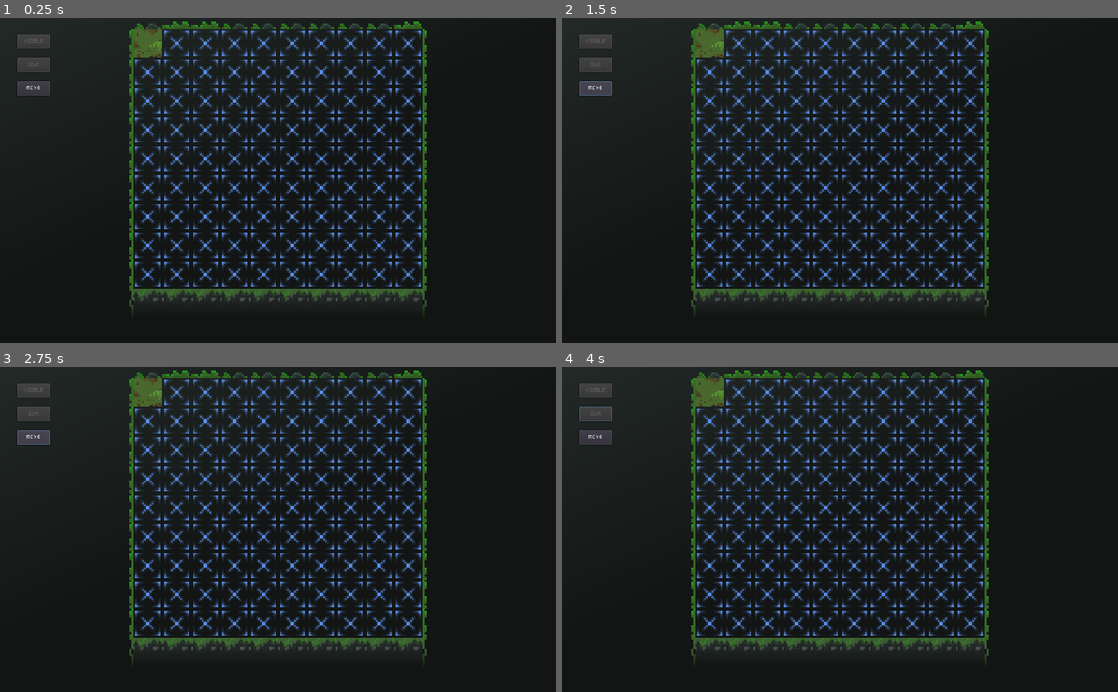
Above: before the commit, frames 1-4 (two rows, left to right).
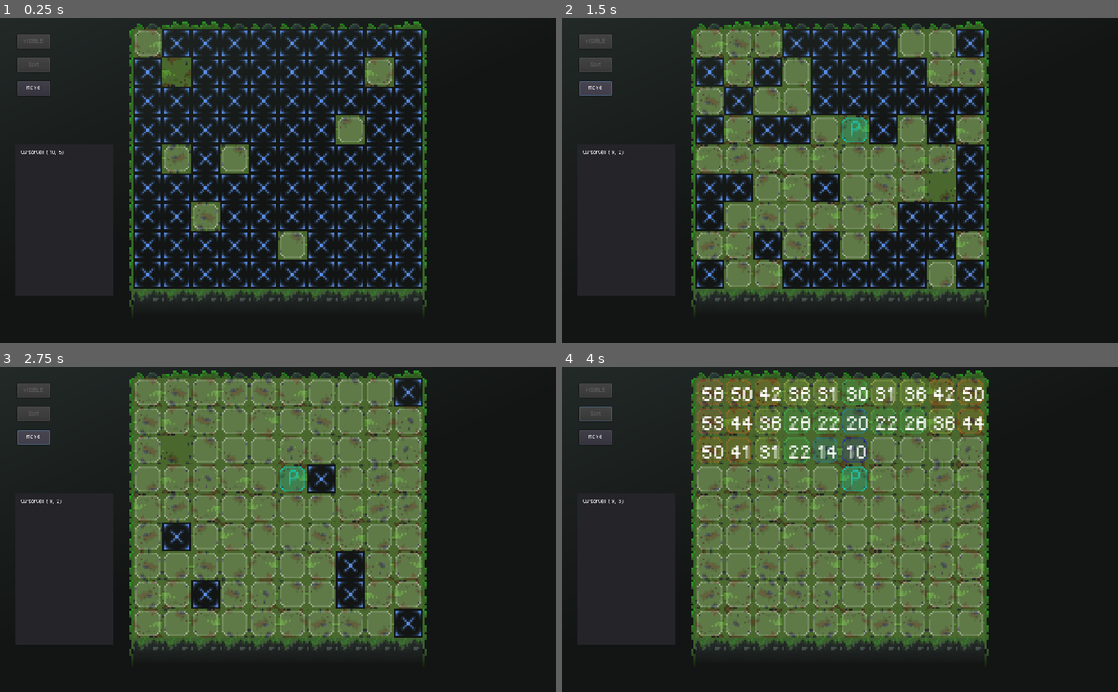
Above: after the commit, the same moments.

Repository: allanvilas/CODNAME-TURN
Game: Godot game, scene res://cenas/map.tscn
Two runs of this game, one before a commit and one after it. Both use one fixed random seed, a clock stepped at 60 frames per second and the inputs below.
Inputs (mouse positions are in pixels of both pictures, inside the frame that each line leads up to):
- Up to frame 1 (0.25 s): no input
- Up to frame 2 (1.5 s): click "move" at 0.5 s; click "move" at 1.25 s
- Up to frame 3 (2.75 s): click "move" at 2 s
- Up to frame 4 (4 s): move the mouse to (962, 513) at 2.77 s; click (962, 513) at 2.85 s; click (595, 412) at 3.5 s, where only the run after the commit has a clickable "Sort"

The runs differ from the first frame. In frame 1, 3.6% of the frame differs, in the area x 3-71%, y 3-75%; in frame 2, 21%; in frame 3, 38%; in frame 4, 41%, in the area x 3-76%, y 3-84%.

Commit message:
mouse debug

Diff:
--- a/cenas/control.gd
+++ b/cenas/control.gd
@@ -15,11 +15,10 @@
 var initial_base_size
 var init_seted = false
 var PlayerCell = Vector2(0,0)
-var insert_time = 0.05
+var insert_time = 0.03
 onready var cell_base_ref
 
 func _ready():
-
 	base_cells = base.get_used_cells()
 	initial_base_size = base_cells.size()
 	cell_base_ref = $base.get_used_cells()
@@ -27,14 +26,14 @@
 	set_mark()
 	$Button.set_disabled(true)
 	$sort.set_disabled(true)
-	rand_to_use()
+	#rand_to_use()
 	pass
 
 func rand_to_use():
 	var new_ti = Timer.new()
 	new_ti.set_name("_rand")
 	new_ti.set_wait_time(1)
-	new_ti.start()
+	new_ti.set_autostart(true)
 	add_child(new_ti)
 	yield(new_ti,"timeout")
 	rand_to_use = rand_range(0,10)
@@ -93,10 +92,11 @@
 	cursor_pos = Vector2(round(cursor_pos.x),round(cursor_pos.y))
 	#print(cursor_pos)
 	var world_t_pos = $base.world_to_map(cursor_pos)
+	$"debug info/mouse".set_text("CursorCell: "+str(world_t_pos))
 	#print(world_t_pos)
 	#$marks.set_cell(world_t_pos.x,world_t_pos.y,9)
 	if Input.is_action_just_pressed("left_click") and world_t_pos == PlayerCell:
-		print("Player CELL!!!")
+		print("Player CELL!!! : "+str(PlayerCell))
 		match move_state:
 			true:
 				move_state = false
@@ -159,14 +159,11 @@
 func move_cell():
 	for i in move_arr.size():
 		#if calculate_vector_distance(PlayerCell,move_arr[i]) < 2.83:
-
 		$marks.set_cell(move_arr[i].x,move_arr[i].y,3)
 		can_move_cells.append(move_arr[i])
-
 	pass
 	for i in blankMoveCells.size():
 		$marks.set_cell(blankMoveCells[i].x,blankMoveCells[i].y,0)
-
 		pass
 var move_clicked = false
 var select_cells = []
@@ -211,7 +208,8 @@
 		var y = base.y
 		var new_timer = Timer.new()
 		new_timer.set_wait_time(insert_time)
-		new_timer.start()
+		new_timer.set_autostart(true)
+		#new_timer.set_name("Mark")
 		add_child(new_timer)
 		bol.shuffle()
 		self.base.set_cell(x,y,round(rand_range(0,4)),bol[0],bol[1])
@@ -252,7 +250,7 @@
 	#loop´inicio
 	var new_timer = Timer.new()
 	new_timer.set_wait_time(insert_time)
-	new_timer.start()
+	new_timer.set_autostart(true)
 	add_child(new_timer)
 	yield(new_timer,"timeout")
 	#yeld do loop
@@ -271,9 +269,8 @@
 		var ds = cell_distance[cell_distance.size()-1]
 		label.set_text(str(floor(ds*10)))
 		var temp_ds = floor(ds*10)
-		if temp_ds <= (player_mp *10) and cell[0].x >= (PlayerCell.x -2) and cell[0].x <= (PlayerCell.x +2) and cell[0].y >= (PlayerCell.y -2) and cell[0].y <= (PlayerCell.y +2):
+		if temp_ds <= (player_mp *10):
 			move_arr.append(cell[0])
-
 			pass
 		else:
 			blankMoveCells.append(cell[0])
--- a/cenas/map.tscn
+++ b/cenas/map.tscn
@@ -10,7 +10,7 @@
 script = ExtResource( 1 )
 
 [node name="base0_1_06" type="Sprite" parent="."]
-position = Vector2( 1.66893e-005, 20 )
+position = Vector2( 1.66893e-05, 20 )
 scale = Vector2( 1.25, 0.71875 )
 texture = ExtResource( 2 )
 
@@ -71,6 +71,25 @@
 margin_bottom = -8.0
 rect_scale = Vector2( 0.3, 0.3 )
 text = "move"
+
+[node name="debug info" type="Panel" parent="."]
+margin_left = -145.0
+margin_top = 0.167961
+margin_right = -91.0
+margin_bottom = 84.168
+__meta__ = {
+"_edit_use_anchors_": false
+}
+
+[node name="mouse" type="Label" parent="debug info"]
+anchor_top = 0.5
+anchor_right = 1.0
+anchor_bottom = 0.5
+margin_left = 3.0
+margin_top = -39.0
+margin_right = 139.0
+margin_bottom = 8.0
+rect_scale = Vector2( 0.25, 0.25 )
 [connection signal="pressed" from="Button" to="." method="toggle_visible_mark"]
 [connection signal="pressed" from="sort" to="." method="sort"]
 [connection signal="pressed" from="move" to="." method="move"]
